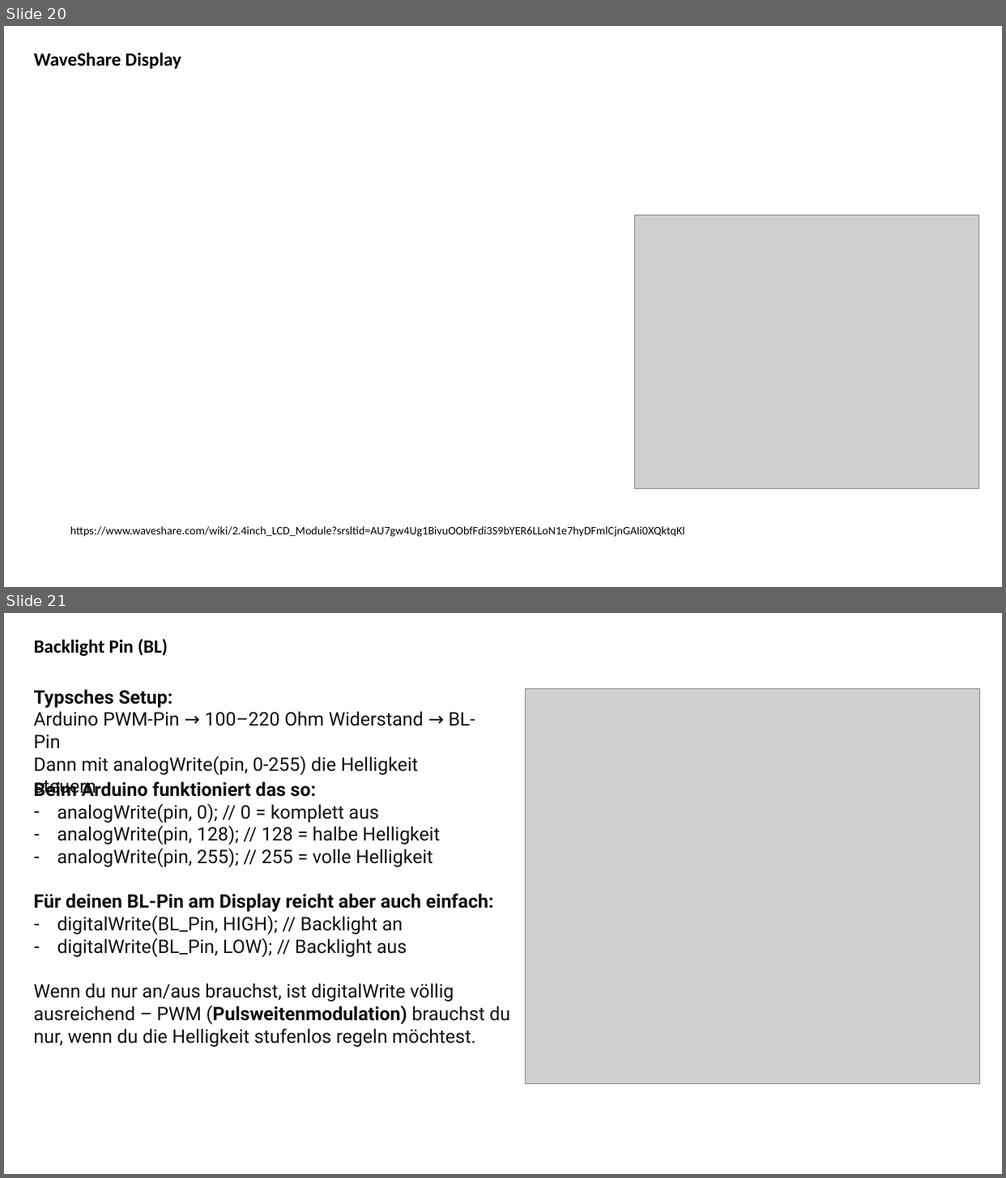
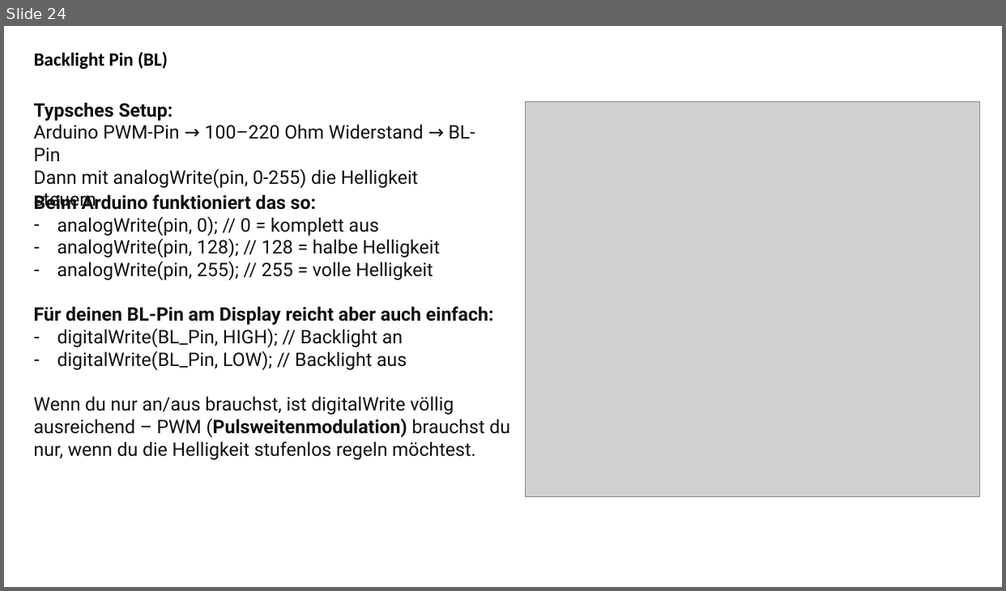
Before and after one commit to jeskes/activityboard, a slide deck: Activityboard.pptx. Shown one above the other, each under a label of ours: slides 20 and 21 before the commit, slide 24 after it. The pictures are 1006x1178 and 1006x591 pixels, drawn with LibreOffice and Linux fonts; fonts in the diff are those of the drawing; grey boxes stand for pictures. Boxes give left, top, right and bottom in pixels: in the first picture for what was removed or moved away, otherwise in the second. Text is boxed around its words. In the diff, an @@ line names an element or a change of style, - is before the commit and + after.

```diff
--- a/Activityboard.pptx
+++ b/Activityboard.pptx
@@ slide 20 removed at (x1=4, y1=26, x2=1002, y2=587), background #FFFFFF @@
@@ title removed at (x1=34, y1=52, x2=181, y2=69) @@
-WaveShare Display
@@ picture removed at (x1=635, y1=215, x2=979, y2=489) @@
@@ text removed at (x1=70, y1=527, x2=685, y2=537) @@
-https://www.waveshare.com/wiki/2.4inch_LCD_Module?srsltid=AU7gw4Ug1BivuOObfFdi3S9bYER6LLoN1e7hyDFmlCjnGAIi0XQktqKl
@@ what was slide 21 is now slide 24 @@
```
Also in this commit, not shown: 1 slide changed, 4 slides added, 21 other files.
